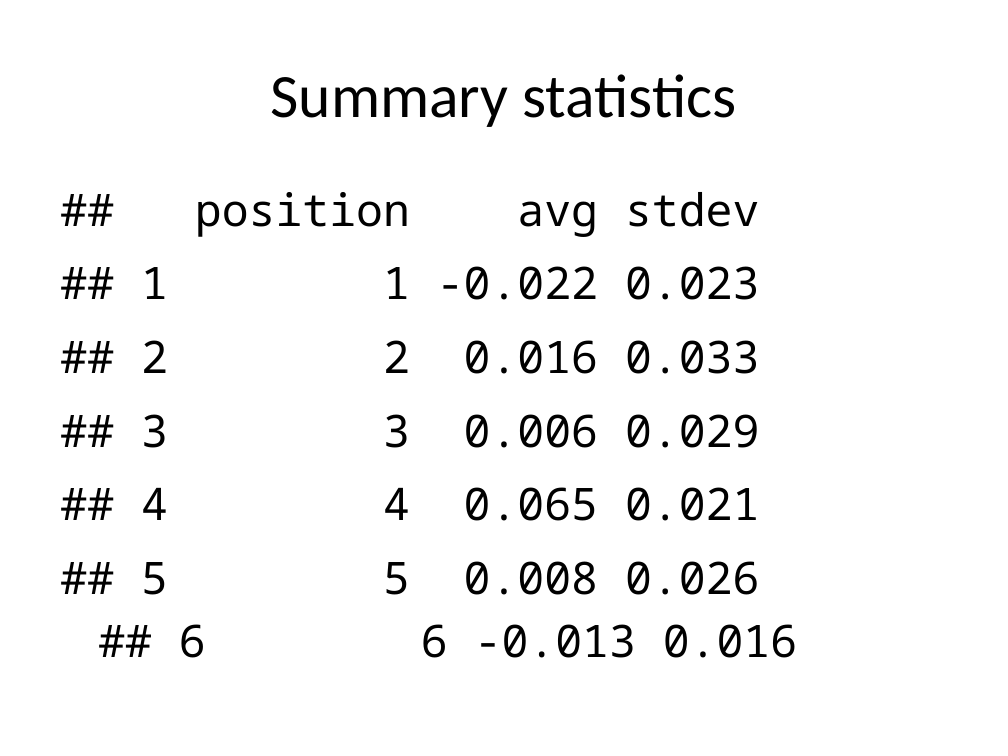
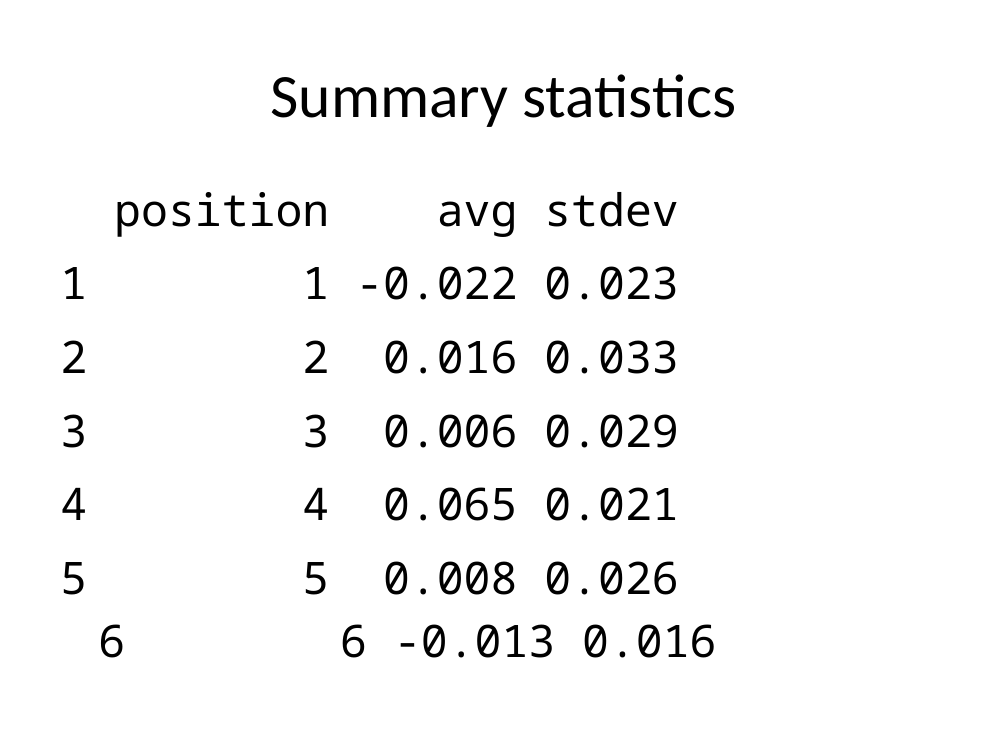
Before and after one commit to pmean/papers-and-presentations, a slide deck: slide 21 of anom/anom-talk.pptx. Drawn at 1008x756 pixels with LibreOffice and Linux fonts; fonts in the diff are those of the drawing. Boxes give left, top, right and bottom in pixels: in the first picture for what was removed or moved away, otherwise in the second. Text is boxed around its words. In the diff, an @@ line names an element or a change of style, - is before the commit and + after.

```diff
--- a/anom/anom-talk.pptx
+++ b/anom/anom-talk.pptx
@@ text at (60, 192, 716, 658): text changed @@
-## position avg stdev
-## 1 1 -0.022 0.023
-## 2 2 0.016 0.033
-## 3 3 0.006 0.029
-## 4 4 0.065 0.021
-## 5 5 0.008 0.026
-## 6 6 -0.013 0.016
+position avg stdev
+1 1 -0.022 0.023
+2 2 0.016 0.033
+3 3 0.006 0.029
+4 4 0.065 0.021
+5 5 0.008 0.026
+6 6 -0.013 0.016
```
Also in this commit, not shown: 6 other slides changed, 1 other file.
